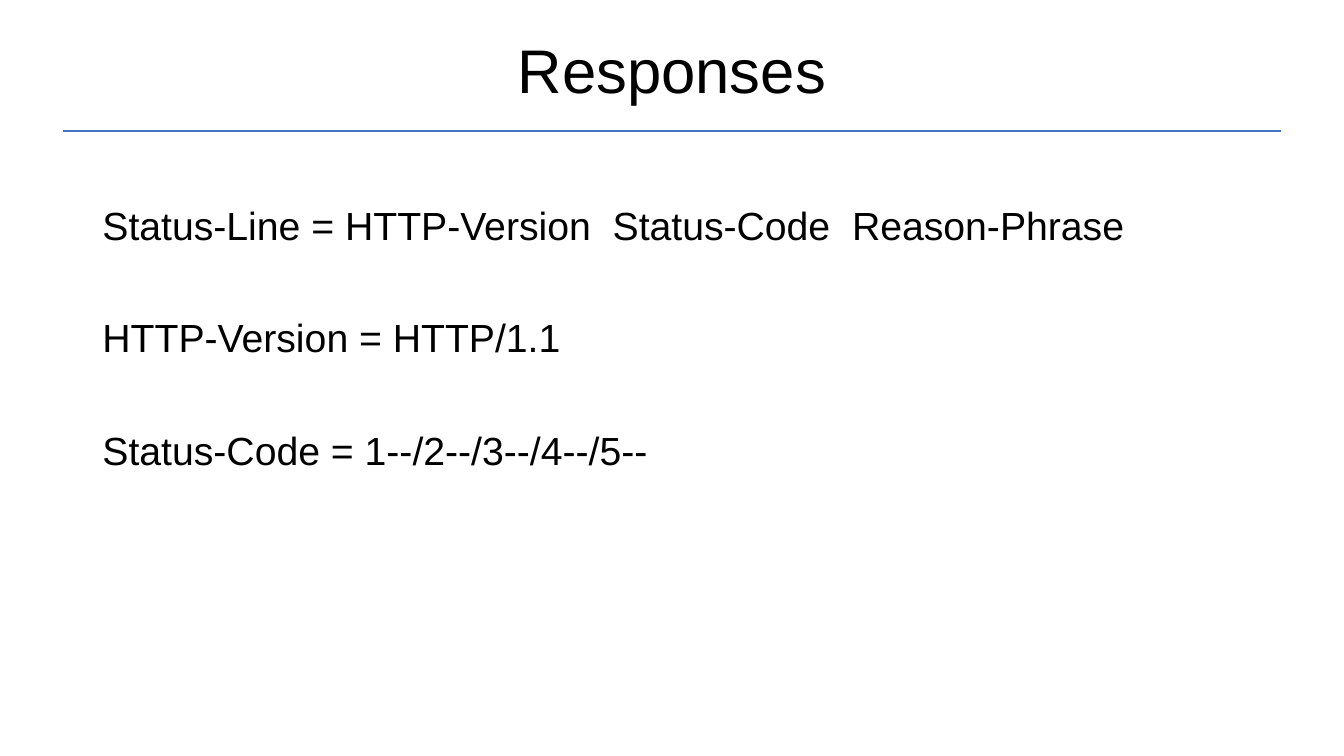
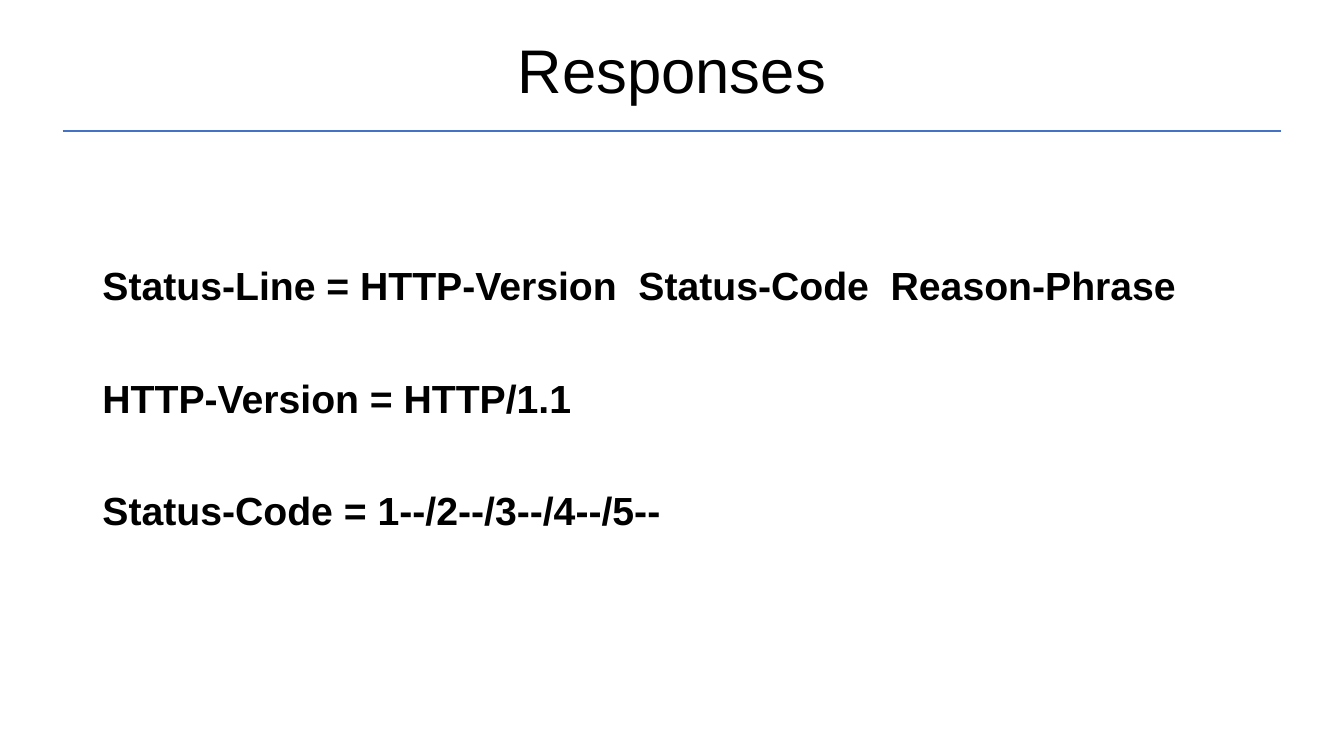
Before and after one commit to Garnik94/Levelup_presentations, a slide deck: slide 9 of Http/Http_presentation.pptx. Drawn at 1344x756 pixels with LibreOffice and Linux fonts; fonts in the diff are those of the drawing. Boxes give left, top, right and bottom in pixels: in the first picture for what was removed or moved away, otherwise in the second. Text is boxed around its words. In the diff, an @@ line names an element or a change of style, - is before the commit and + after.

```diff
--- a/Http/Http_presentation.pptx
+++ b/Http/Http_presentation.pptx
@@ text "Status-Line = HTTP-Version Status-Code Reason-Phrase": place and size @@
-text "Status-Line = HTTP-Version Status-Code Reason-Phrase" at bbox=[102, 211, 1124, 466]
+text "Status-Line = HTTP-Version Status-Code Reason-Phrase" at bbox=[102, 271, 1176, 526]
@@ text "Status-Line = HTTP-Version Status-Code Reason-Phrase" at bbox=[102, 271, 1176, 526]: bold on @@
```
Also in this commit, not shown: 6 other slides changed, 5 slides added, 1 other file.
